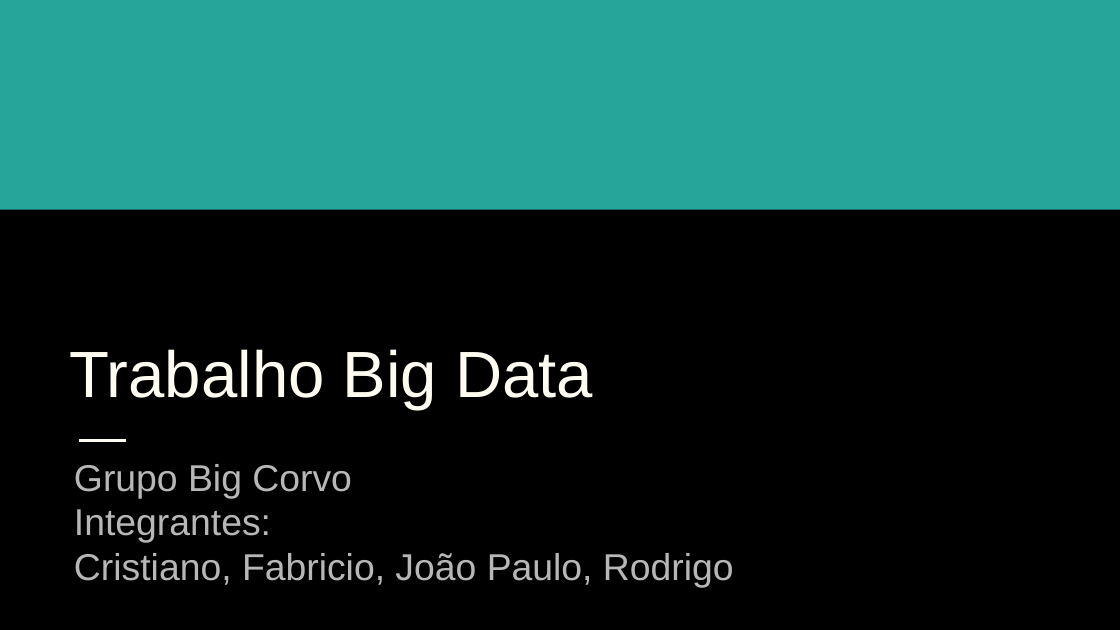
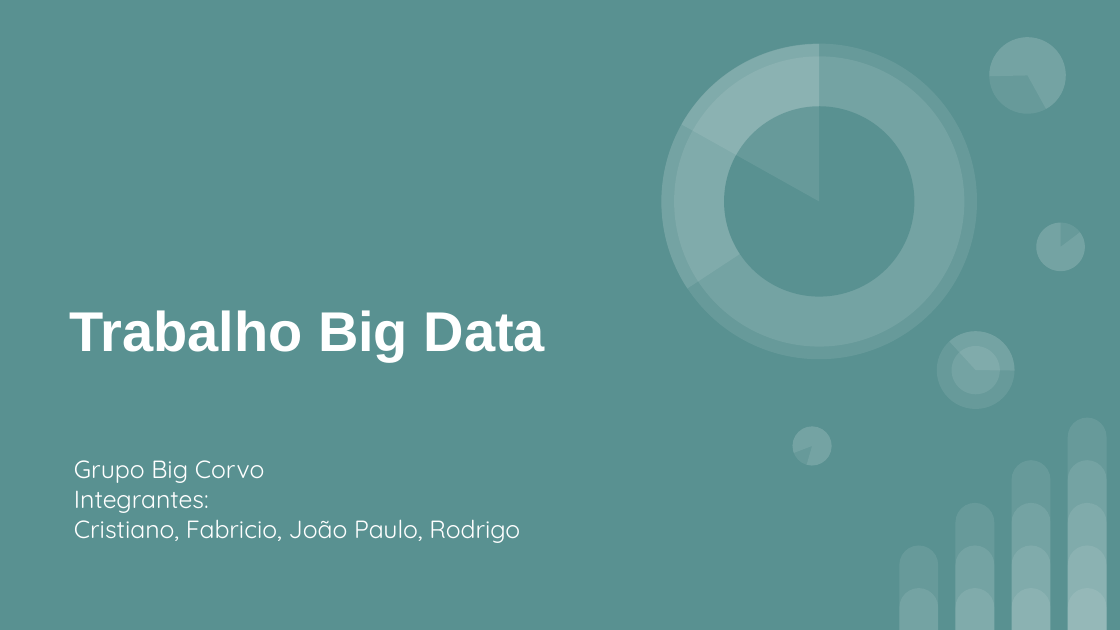
Before and after one commit to jpalvesoliveira/bigdataapp, a slide deck: slide 1 of src/ppt/Trabalho Big Data.pptx. Drawn at 1120x630 pixels with LibreOffice and Linux fonts; fonts in the diff are those of the drawing. Boxes give left, top, right and bottom in pixels: in the first picture for what was removed or moved away, otherwise in the second. Text is boxed around its words. In the diff, an @@ line names an element or a change of style, - is before the commit and + after.

```diff
--- a/src/ppt/Trabalho Big Data.pptx
+++ b/src/ppt/Trabalho Big Data.pptx
@@ background #000000 to #599191 @@
@@ rectangle removed at <box>0,0,1120,209</box> @@
@@ title "Trabalho Big Data" at <box>69,310,545,360</box>: size 42 to 36 pt, text colour #FFFBF0 to #FFFFFF, bold on; vertical alignment bottom to middle @@
@@ subtitle "Grupo Big Corvo" at <box>74,460,520,543</box>: size 24 to 16 pt, font Arial to Quicksand, text colour #B7B7B7 to #FFFFFF @@
@@ line removed from (78, 440) to (127, 440) @@
@@ group added at <box>618,0,1084,471</box>: 8 ellipses, 6 pie slice (boxed as its full ellipse)s @@
@@ group added at <box>899,418,1107,629</box>: 14 round same rects @@
```
Also in this commit, not shown: 2 other slides changed, 7 slides added.
